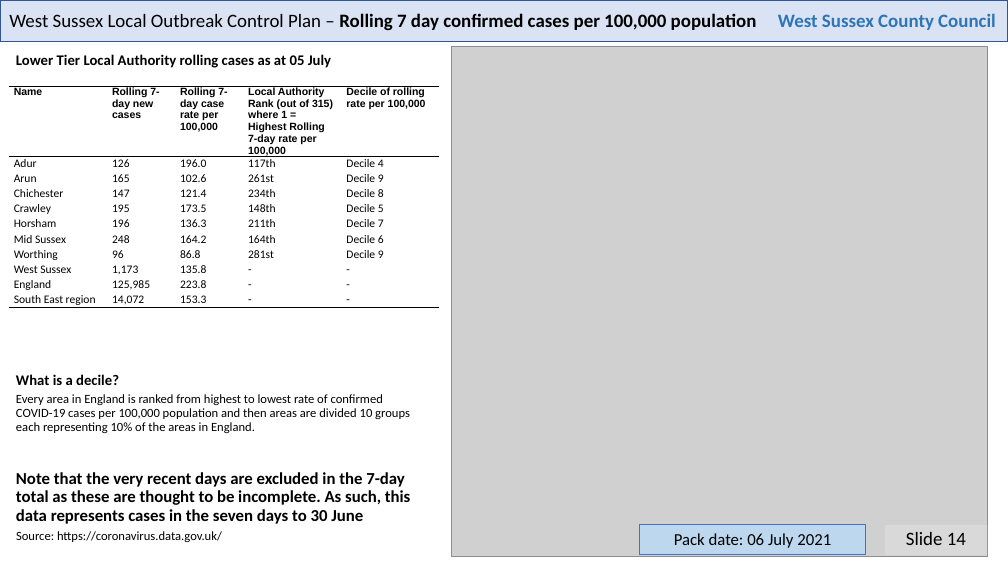
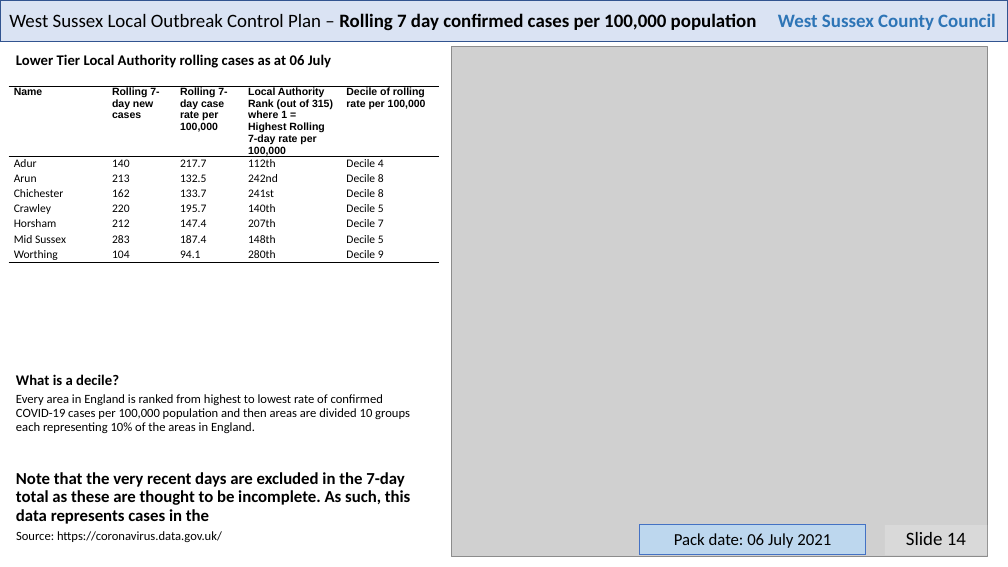
Before and after one commit to psychty/wsx_covid_datapack_public, a slide deck: slide 14 of Latest_West_Sussex_C19_slide_deck.pptx. Drawn at 1008x567 pixels with LibreOffice and Linux fonts; fonts in the diff are those of the drawing; grey boxes stand for pictures. Boxes give left, top, right and bottom in pixels: in the first picture for what was removed or moved away, otherwise in the second. Text is boxed around its words. In the diff, an @@ line names an element or a change of style, - is before the commit and + after.

Commit message:
July 6

```diff
--- a/Latest_West_Sussex_C19_slide_deck.pptx
+++ b/Latest_West_Sussex_C19_slide_deck.pptx
@@ text at bbox=[16, 54, 331, 68]: text changed @@
-Lower Tier Local Authority rolling cases as at 05 July
+Lower Tier Local Authority rolling cases as at 06 July
@@ table at bbox=[8, 86, 439, 296] @@
-row 2: Adur | 126 | 196.0 | 117th | Decile 4
-row 3: Arun | 165 | 102.6 | 261st | Decile 9
-row 4: Chichester | 147 | 121.4 | 234th | Decile 8
-row 5: Crawley | 195 | 173.5 | 148th | Decile 5
-row 6: Horsham | 196 | 136.3 | 211th | Decile 7
-row 7: Mid Sussex | 248 | 164.2 | 164th | Decile 6
-row 8: Worthing | 96 | 86.8 | 281st | Decile 9
-row 9: West Sussex | 1,173 | 135.8 | - | -
-row 10: England | 125,985 | 223.8 | - | -
-row 11: South East region | 14,072 | 153.3 | - | -
+row 2: Adur | 140 | 217.7 | 112th | Decile 4
+row 3: Arun | 213 | 132.5 | 242nd | Decile 8
+row 4: Chichester | 162 | 133.7 | 241st | Decile 8
+row 5: Crawley | 220 | 195.7 | 140th | Decile 5
+row 6: Horsham | 212 | 147.4 | 207th | Decile 7
+row 7: Mid Sussex | 283 | 187.4 | 148th | Decile 5
+row 8: Worthing | 104 | 94.1 | 280th | Decile 9
@@ text at bbox=[16, 472, 411, 524]: text changed @@
-Note that the very recent days are excluded in the 7-day total as these are thought to be incomplete. As such, this data represents cases in the seven days to 30 June
+Note that the very recent days are excluded in the 7-day total as these are thought to be incomplete. As such, this data represents cases in the
```
Also in this commit, not shown: 3 other slides changed, 52 other files.
